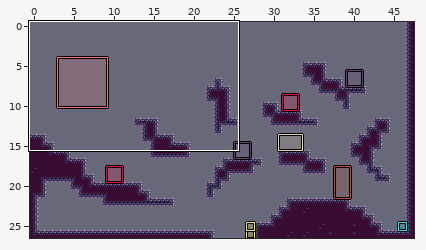
LDtk project, stored at docs/map/map-main.ldtk. The first picture is a wide view before the edit; the outline marks the close-up.
Close-up. Earlier state:
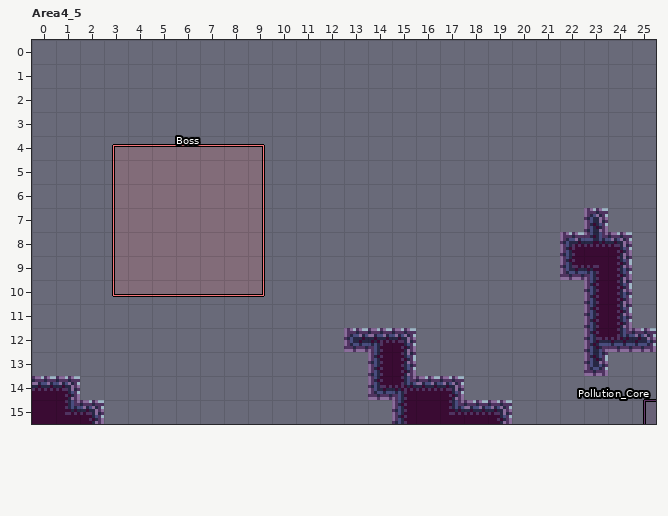
Cells are 8x8 px. Shown: Area4_5 x 0..25, y 0..15.
The result:
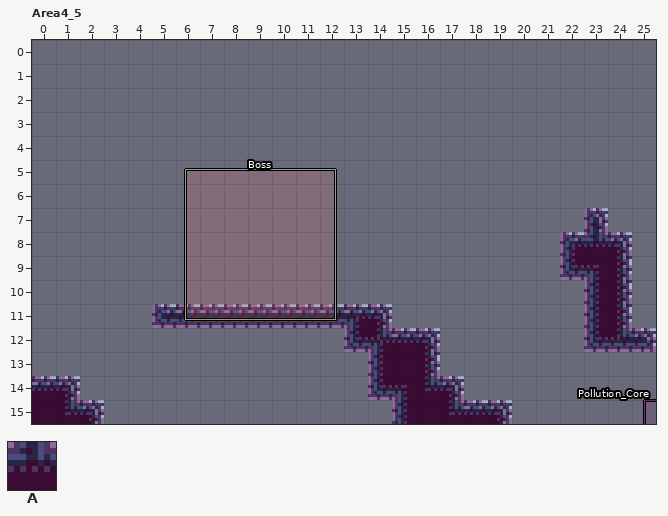
Key: from "Collisions": A 1 "ground".
_ is an empty cell.
Objects are placed by their top-left corner, in cells (3,4 is the top-left corner of cell 3,4); size is 1x1 cell unless given.
Edits made:
Layer "Collisions":
The edit adds tile A in row 11 at x 5 to 14; in rows 12 to 13 at x 16.
The author cleared tile A in row 13 at x 23.
Layer "Entities":
Object "Boss" rectangle at 3.4,4.4 size 6.2x6.2 becomes "Boss" rectangle at 6.4,5.4 size 6.2x6.2.
